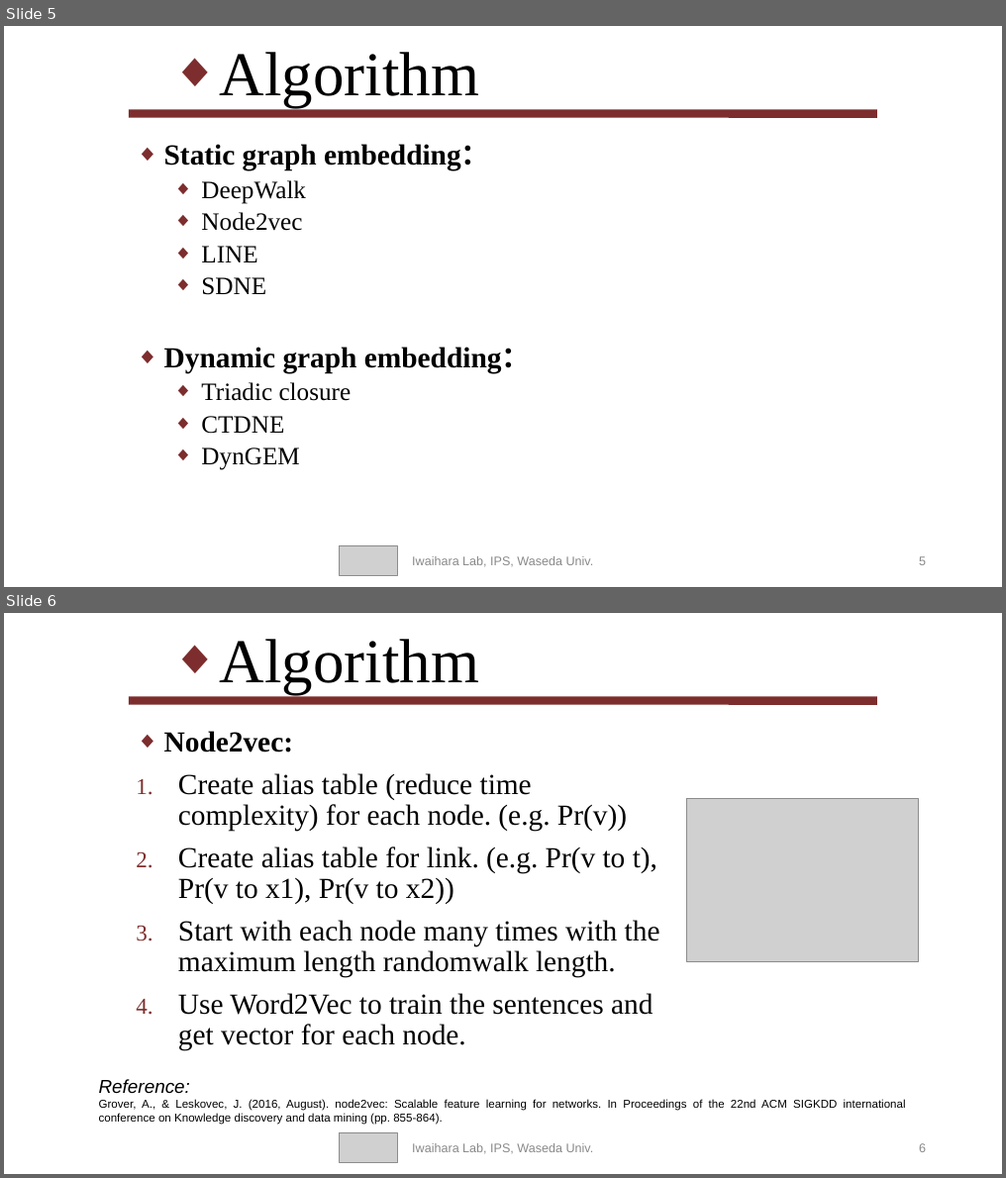
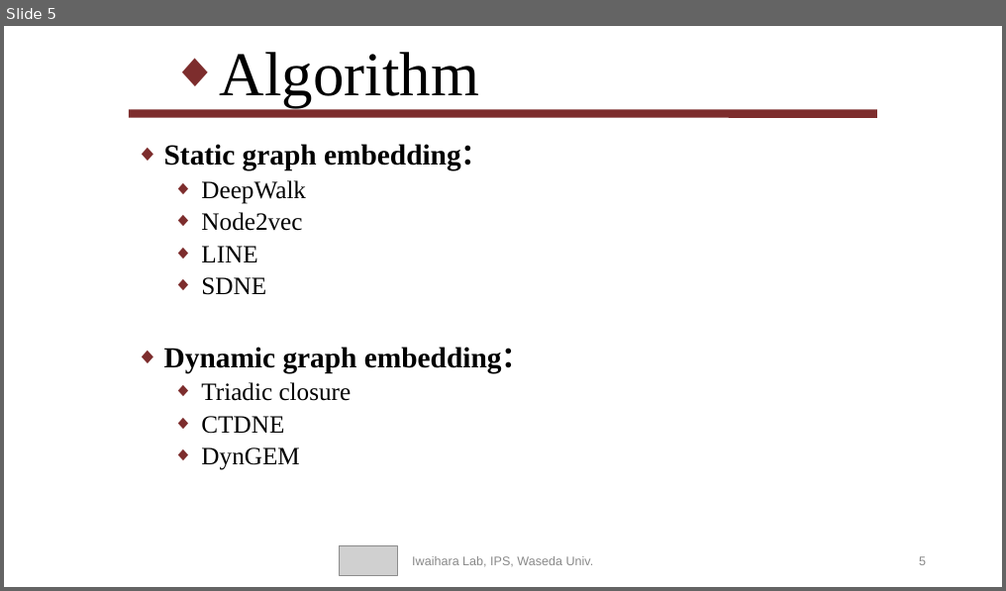
Before and after one commit to f1rstb100d/greedy, a slide deck: MaJiaji_20200604 - 副本.pptx. Shown one above the other, each under a label of ours: slides 5 and 6 before the commit, slide 5 after it. The pictures are 1006x1178 and 1006x591 pixels, drawn with LibreOffice and Linux fonts; fonts in the diff are those of the drawing; grey boxes stand for pictures. Boxes give left, top, right and bottom in pixels: in the first picture for what was removed or moved away, otherwise in the second. Text is boxed around its words. In the diff, an @@ line names an element or a change of style, - is before the commit and + after.

```diff
--- a/MaJiaji_20200604 - 副本.pptx
+++ b/MaJiaji_20200604 - 副本.pptx
@@ slide 6 removed at [4, 613, 1002, 1174], background #FFFFFF @@
@@ title removed at [220, 639, 479, 694] @@
-◆ Algorithm
@@ line removed from (129, 700) to (877, 700) @@
@@ text removed at [164, 731, 660, 1052] @@
-◆ Node2vec:
-1. Create alias table (reduce time complexity) for each node. (e.g. Pr(v))
-2. Create alias table for link. (e.g. Pr(v to t), Pr(v to x1), Pr(v to x2))
-3. Start with each node many times with the maximum length randomwalk length.
-4. Use Word2Vec to train the sentences and get vector for each node.
@@ picture removed at [687, 799, 918, 961] @@
@@ text removed at [99, 1079, 906, 1125] @@
-Reference:
-Grover, A., & Leskovec, J. (2016, August). node2vec: Scalable feature learning for networks. In Proceedings of the 22nd ACM SIGKDD international conference on Knowledge discovery and data mining (pp. 855-864).
@@ picture removed at [340, 1133, 398, 1162] @@
@@ text removed at [412, 1144, 594, 1155] @@
-Iwaihara Lab, IPS, Waseda Univ.
@@ page number removed at [919, 1144, 926, 1153] @@
-6
```
Also in this commit, not shown: 4 slides changed, 3 slides added.
